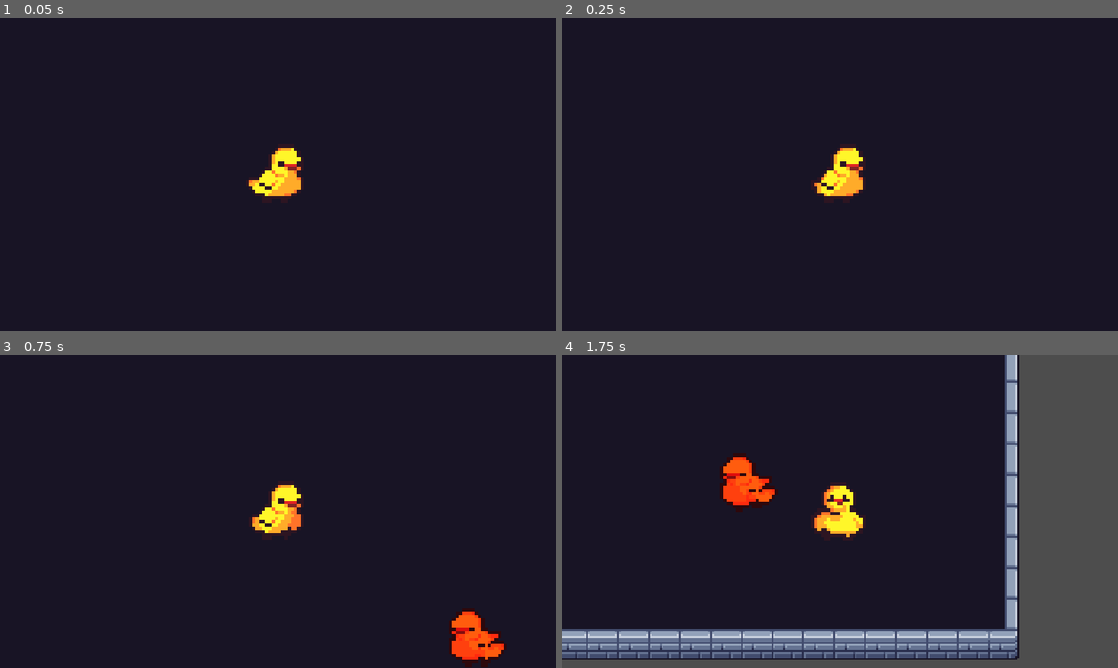
Above: before the commit, frames 1-4 (two rows, left to right).
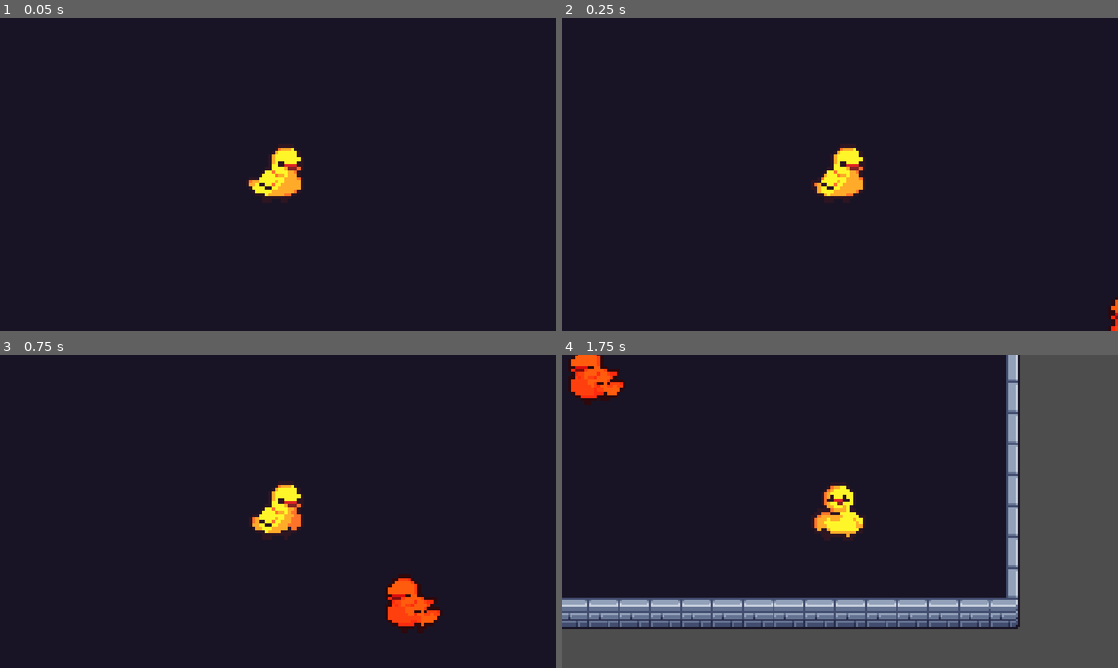
Above: after the commit, the same moments.

Repository: mguo555/RGDC-Fall-2026
Game: Godot game, scene res://scenes/main.tscn
Two runs of this game, one before a commit and one after it. Both use one fixed random seed, a clock stepped at 60 frames per second and the inputs below.
Inputs:
- Up to frame 1 (0.05 s): no input
- Up to frame 2 (0.25 s): no input
- Up to frame 3 (0.75 s): hold D (move_right) from 0.53 s (still down)
- Up to frame 4 (1.75 s): release D (move_right) at 1.28 s; hold S (move_down) from 1.28 s (still down)

Frame 1 is identical in both runs. In frame 2, 0.2% of the frame differs, in the area x 98-100%, y 89-100%; in frame 3, 2.6%; in frame 4, 19%, in the area x 0-83%, y 0-98%.

Commit message:
Improved player and guard movement

Diff:
--- a/united-casino-game/project.godot
+++ b/united-casino-game/project.godot
@@ -46,6 +46,11 @@
 , Object(InputEventKey,"resource_local_to_scene":false,"resource_name":"","device":-1,"window_id":0,"alt_pressed":false …(186 unchanged characters)…
 ]
 }
+debug_cheat_caught={
+"deadzone": 0.2,
+"events": [Object(InputEventKey,"resource_local_to_scene":false,"resource_name":"","device":-1,"window_id":0,"alt_pressed":false,"shift_pressed":false,"ctrl_pressed":false,"meta_pressed":false,"pressed":false,"keycode":0,"physical_keycode":32,"key_label":0,"unicode":32,"location":0,"echo":false,"script":null)
+]
+}
 
 [physics]
 
--- a/united-casino-game/scenes/Guard/Guard.tscn
+++ b/united-casino-game/scenes/Guard/Guard.tscn
@@ -492,12 +492,11 @@
 [sub_resource type="RectangleShape2D" id="RectangleShape2D_nybsi"]
 size = Vector2(124, 128)
 
-[sub_resource type="CircleShape2D" id="CircleShape2D_frti4"]
-radius = 300.0
-
 [node name="Guard" type="CharacterBody2D" unique_id=1165609474 groups=["guard"]]
 motion_mode = 1
 script = ExtResource("1_0mswu")
+speed = null
+wait_time = null
 
 [node name="AnimatedSprite2D" type="AnimatedSprite2D" parent="." unique_id=1053966034]
 modulate = Color(1, 0.3764706, 0.35686275, 1)
@@ -517,8 +516,3 @@
 
 [node name="CollisionShape2D" type="CollisionShape2D" parent="Area2D" unique_id=2078355207 groups=["guard"]]
 shape = SubResource("RectangleShape2D_nybsi")
-
-[node name="FOV" type="Area2D" parent="." unique_id=781655544]
-
-[node name="CollisionShape2D" type="CollisionShape2D" parent="FOV" unique_id=1333159189]
-shape = SubResource("CircleShape2D_frti4")
--- a/united-casino-game/scripts/Guard/guard.gd
+++ b/united-casino-game/scripts/Guard/guard.gd
@@ -1,29 +1,57 @@
 extends CharacterBody2D
 
 @export var patrol_path: Path2D
-@export var speed = 300
-@export var wait_time = 1.0
+var speed
+var wait_time
 
 @onready var sprite = $AnimatedSprite2D
 
 var points = []
 var target = 0
 var wait_timer = 0.0
+var chase = false
+var player_pos = Vector2(0, 0)
 
 
 func _ready() -> void:
 	#for i in patrol_path.curve.point_count:
 		#points.append(patrol_path.to_global(patrol_path.curve.get_point_position(i)))
-	pass
+	speed = 500
+	wait_time = 1.0
+
 
 func _physics_process(delta: float) -> void:
-	points = [Vector2.ZERO, Vector2(700, 700), Vector2(700, 0), Vector2(0, 700)]
+	if get_tree().current_scene.has_node("Player"):
+		print(chase)
+		if chase:
+			player_pos = get_tree().current_scene.find_child("Player").position
+			points = [player_pos]
+			target = 0
+			if player_pos.distance_to(position) < 150:
+				print("CAUGHT!!!")
+			else:
+				print("Chasing")
+			if player_pos.distance_to(position) > 150*5:
+				chase = false
+		else:
+			points = [Vector2.ZERO, Vector2(700, 700), Vector2(700, 0), Vector2(0, 700)]
+			print("Not chasing")
+			if Input.is_action_pressed("debug_cheat_caught"):
+				if player_pos.distance_to(position) > 150*2:
+					chase = true
+					print("I SAW YOU!!!")
+				else:
+					print("Too far")
 	velocity = Vector2.ZERO
 
+	print(wait_time)
+
+	print(target, " ", points.size())
 	if wait_timer > 0:
 		wait_timer -= delta
 	elif global_position.distance_to(points[target]) <= speed * delta:
 		wait_timer = wait_time
+
 		target = (target + 1) % points.size()
 	else:
 		velocity = global_position.direction_to(points[target]) * speed
--- a/united-casino-game/scripts/Player/player.gd
+++ b/united-casino-game/scripts/Player/player.gd
@@ -18,19 +18,19 @@
 	if Input.is_action_pressed("move_up"):
 		animation = "back"
 		sprite.flip_h = false
-		y = -1
+		y += -1
 	if Input.is_action_pressed("move_down"):
 		animation = "front"
 		sprite.flip_h = false
-		y = 1
+		y += 1
 	if Input.is_action_pressed("move_left"):
 		animation = "side"
 		sprite.flip_h = true
-		x = -1
+		x += -1
 	if Input.is_action_pressed("move_right"):
 		animation = "side"
 		sprite.flip_h = false
-		x = 1
+		x += 1
 
 	var mag = (x**2 + y**2)**0.5
 
Not shown, changed: .gitignore
